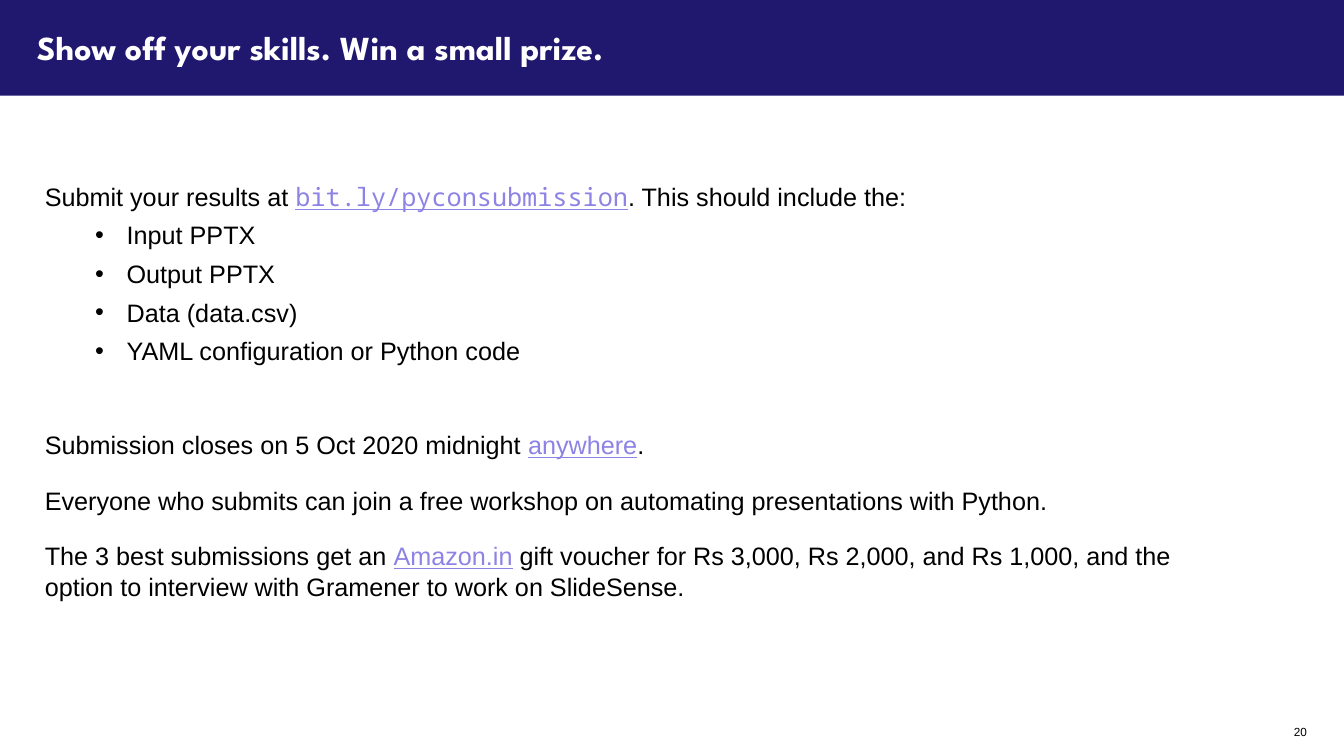
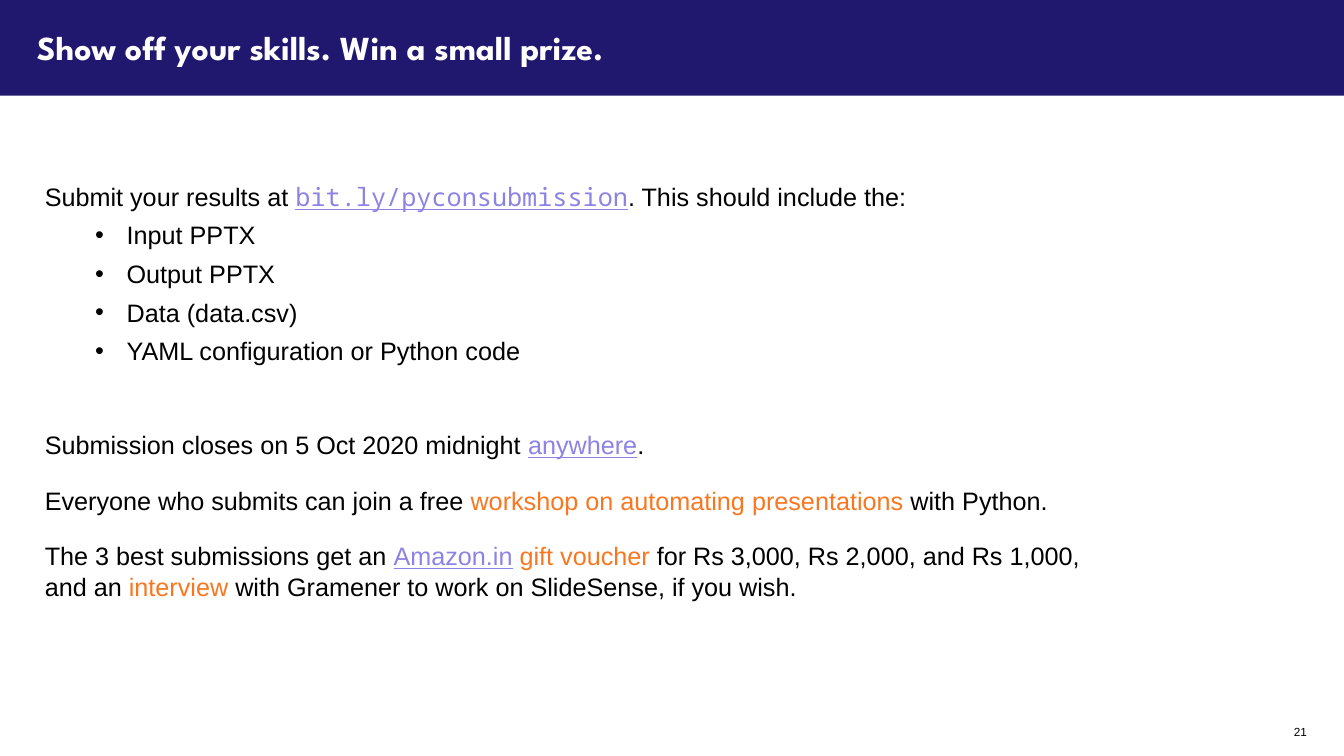
Before and after one commit to sanand0/pyconindia2020, a slide deck: slide 21 of animating-powerpoint-with-data.pptx (slide 20 before the commit). Drawn at 1344x756 pixels with LibreOffice and Linux fonts; fonts in the diff are those of the drawing; background and template pictures are left out. Boxes give left, top, right and bottom in pixels: in the first picture for what was removed or moved away, otherwise in the second. Text is boxed around its words. In the diff, an @@ line names an element or a change of style, - is before the commit and + after.

Commit message:
Final version

```diff
--- a/animating-powerpoint-with-data.pptx
+++ b/animating-powerpoint-with-data.pptx
@@ text at (45, 491, 1047, 516): text colour #000000 to #F87720 in "workshop on automating presentations" @@
@@ text at (45, 546, 1080, 601): text changed @@
-The 3 best submissions get an Amazon.in gift voucher for Rs 3,000, Rs 2,000, and Rs 1,000, and the option to interview with Gramener to work on SlideSense.
+The 3 best submissions get an Amazon.in gift voucher for Rs 3,000, Rs 2,000, and Rs 1,000,
+and an interview with Gramener to work on SlideSense, if you wish.
@@ page number at (1294, 728, 1307, 736): text changed @@
-20
+21
```
Also in this commit, not shown: 1 other slide changed, 1 slide added.
